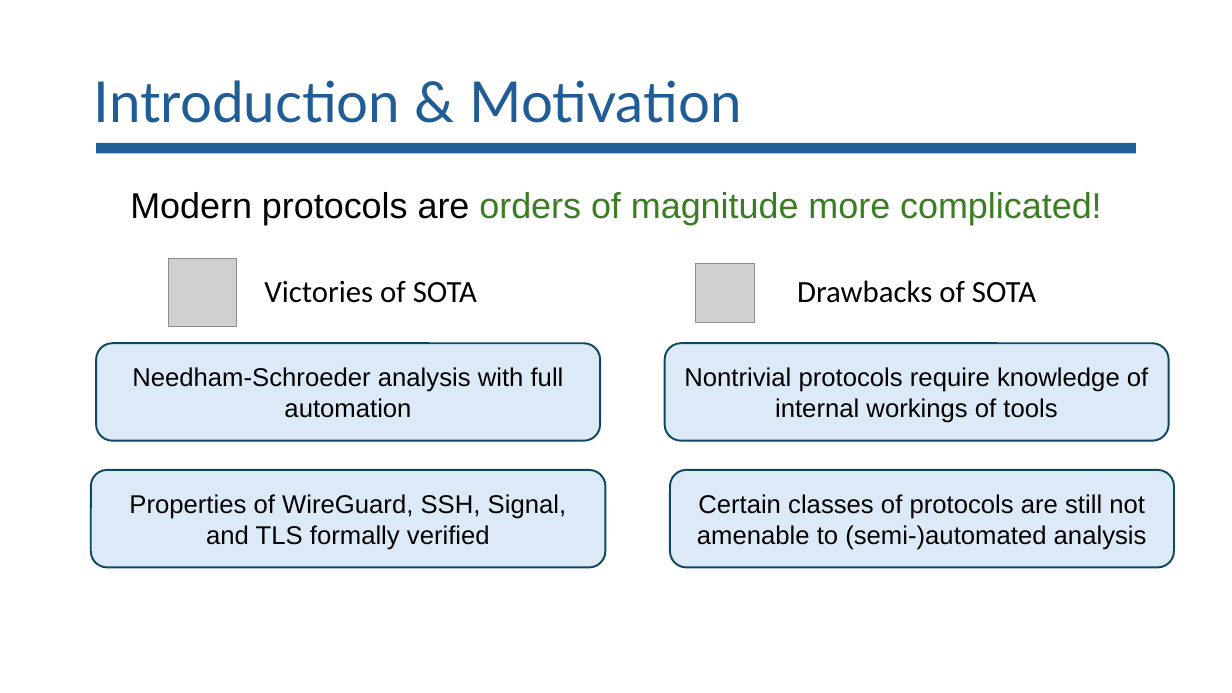
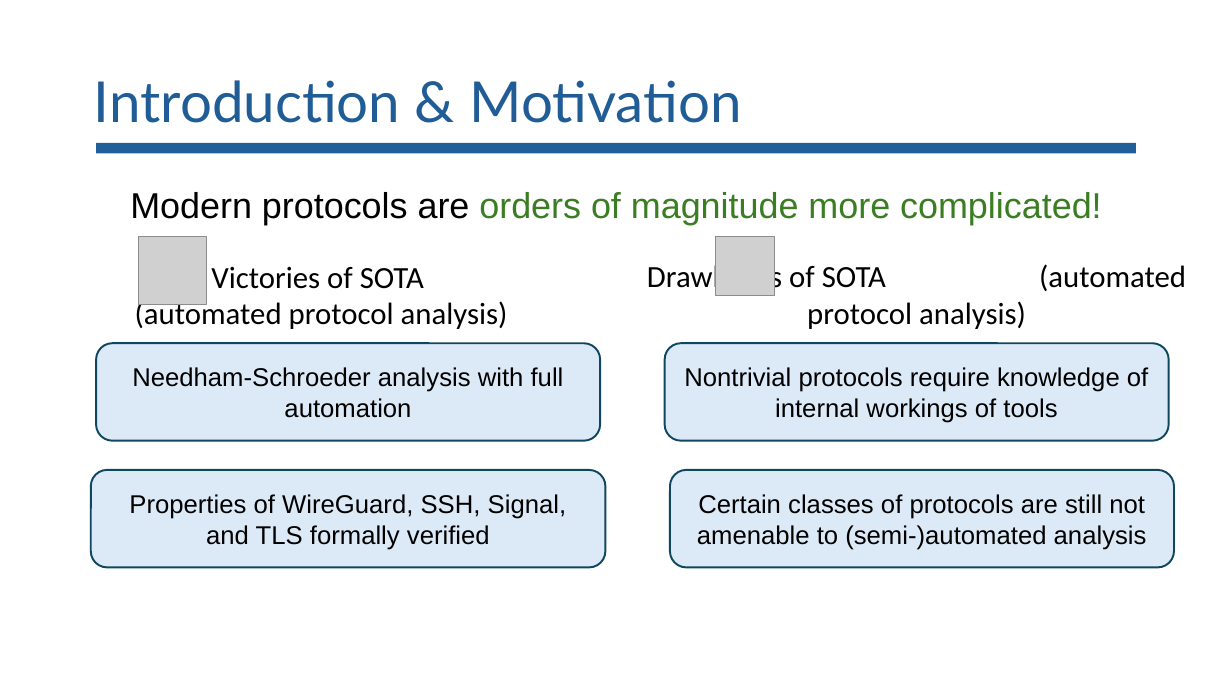
Before and after one commit to lorchrob/comp_slides, a slide deck: slide 4 of comp.pptx. Drawn at 1232x693 pixels with LibreOffice and Linux fonts; fonts in the diff are those of the drawing; grey boxes stand for pictures. Boxes give left, top, right and bottom in pixels: in the first picture for what was removed or moved away, otherwise in the second. Text is boxed around its words. In the diff, an @@ line names an element or a change of style, - is before the commit and + after.

```diff
--- a/comp.pptx
+++ b/comp.pptx
@@ picture: place and size @@
-picture at bbox=[168, 259, 237, 327]
+picture at bbox=[139, 237, 207, 305]
@@ picture: place and size @@
-picture at bbox=[696, 263, 755, 323]
+picture at bbox=[715, 237, 775, 296]
@@ text "Victories of SOTA": place and size @@
-text "Victories of SOTA" at bbox=[264, 281, 477, 303]
+text "Victories of SOTA" at bbox=[135, 267, 508, 329]
@@ text at bbox=[647, 261, 1186, 329]: text changed @@
-Drawbacks of SOTA
+Drawbacks of SOTA (automated protocol analysis)
@@ text at bbox=[135, 299, 508, 329]: paragraph added @@
+(automated protocol analysis)
```
Also in this commit, not shown: 55 other slides changed, 2 slides removed.
